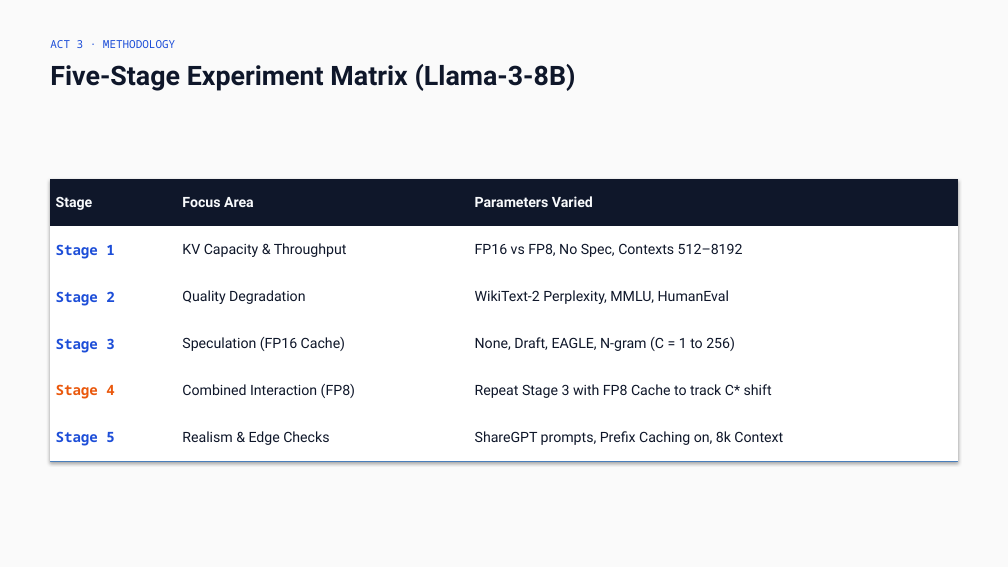
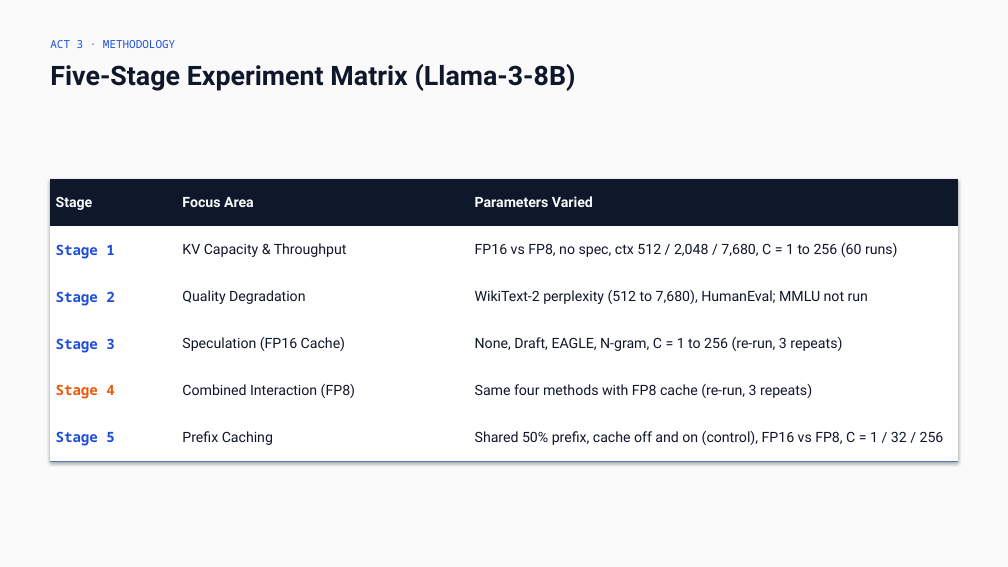
Before and after one commit to mridulpant2010/llm_serving, a slide deck: slide 9 of docs/Final_Presentation.pptx. Drawn at 1008x567 pixels with LibreOffice and Linux fonts; fonts in the diff are those of the drawing. Boxes give left, top, right and bottom in pixels: in the first picture for what was removed or moved away, otherwise in the second. Text is boxed around its words. In the diff, an @@ line names an element or a change of style, - is before the commit and + after.

```diff
--- a/docs/Final_Presentation.pptx
+++ b/docs/Final_Presentation.pptx
@@ table at (51,179,959,461) @@
-row 2, column 3: FP16 vs FP8, No Spec, Contexts 512–8192
+row 2, column 3: FP16 vs FP8, no spec, ctx 512 / 2,048 / 7,680, C = 1 to 256 (60 runs)
-row 3, column 3: WikiText-2 Perplexity, MMLU, HumanEval
+row 3, column 3: WikiText-2 perplexity (512 to 7,680), HumanEval; MMLU not run
-row 4, column 3: None, Draft, EAGLE, N-gram (C = 1 to 256)
+row 4, column 3: None, Draft, EAGLE, N-gram, C = 1 to 256 (re-run, 3 repeats)
-row 5, column 3: Repeat Stage 3 with FP8 Cache to track C* shift
+row 5, column 3: Same four methods with FP8 cache (re-run, 3 repeats)
-row 6, column 2: Realism & Edge Checks
+row 6, column 2: Prefix Caching
-row 6, column 3: ShareGPT prompts, Prefix Caching on, 8k Context
+row 6, column 3: Shared 50% prefix, cache off and on (control), FP16 vs FP8, C = 1 / 32 / 256
```
Also in this commit, not shown: 11 other slides changed, 34 other files.
